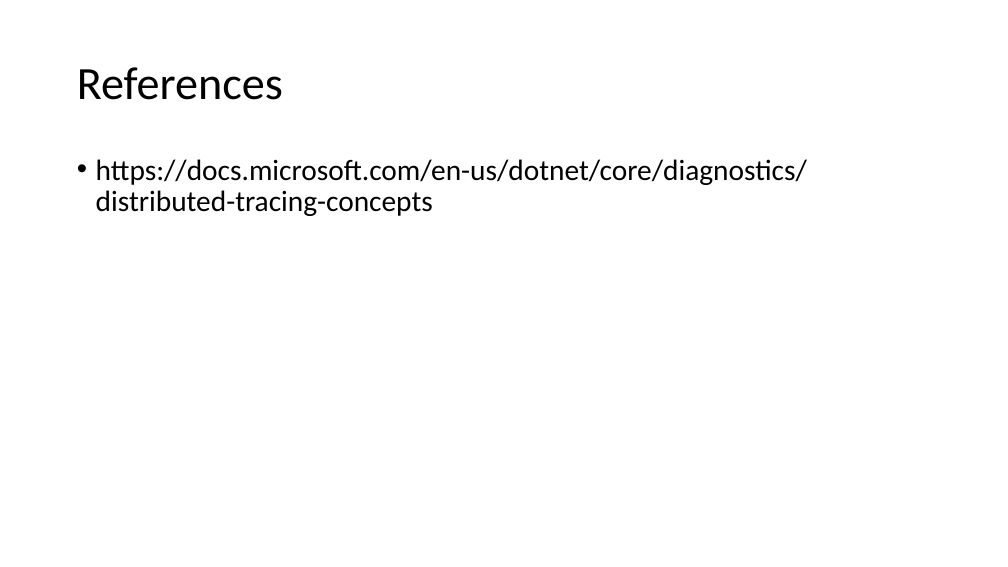
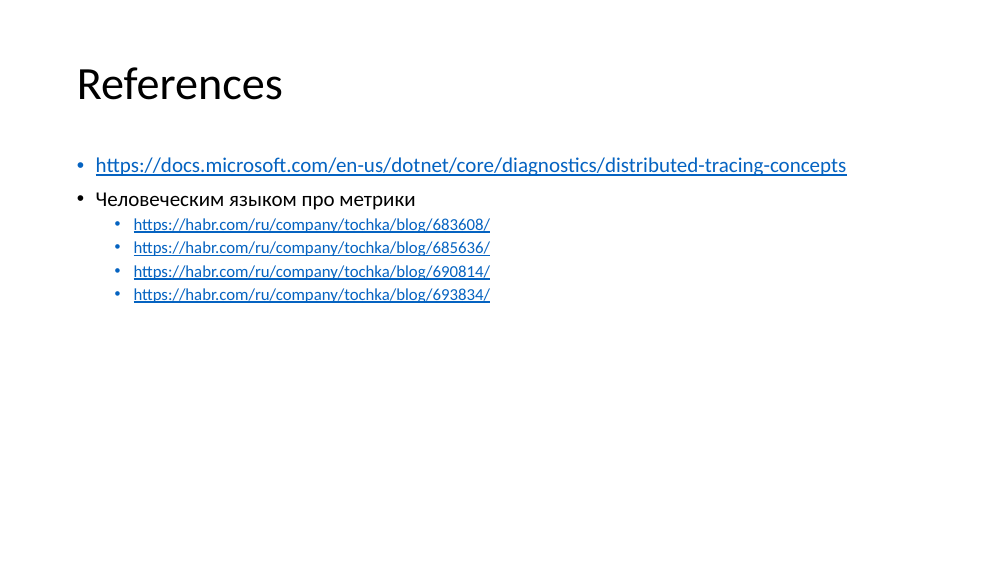
Before and after one commit to Islandskiy/observability, a slide deck: slide 24 of observability.pptx (slide 20 before the commit). Drawn at 1008x567 pixels with LibreOffice and Linux fonts; fonts in the diff are those of the drawing. Boxes give left, top, right and bottom in pixels: in the first picture for what was removed or moved away, otherwise in the second. Text is boxed around its words. In the diff, an @@ line names an element or a change of style, - is before the commit and + after.

```diff
--- a/observability.pptx
+++ b/observability.pptx
@@ text at (96,157,847,176): size 28 to 20 pt, text colour #000000 to #0563C1, underline on in "https://docs.microsoft.com/en-us/dotnet/core/diagnostics/dis ..." @@
@@ text at (96,192,491,303): paragraphs added @@
+• Человеческим языком про метрики
+  • https://habr.com/ru/company/tochka/blog/683608/
+  • https://habr.com/ru/company/tochka/blog/685636/
+  • https://habr.com/ru/company/tochka/blog/690814/
+  • https://habr.com/ru/company/tochka/blog/693834/
```
Also in this commit, not shown: 7 other slides changed, 6 slides added, 2 slides removed, 12 other files.
